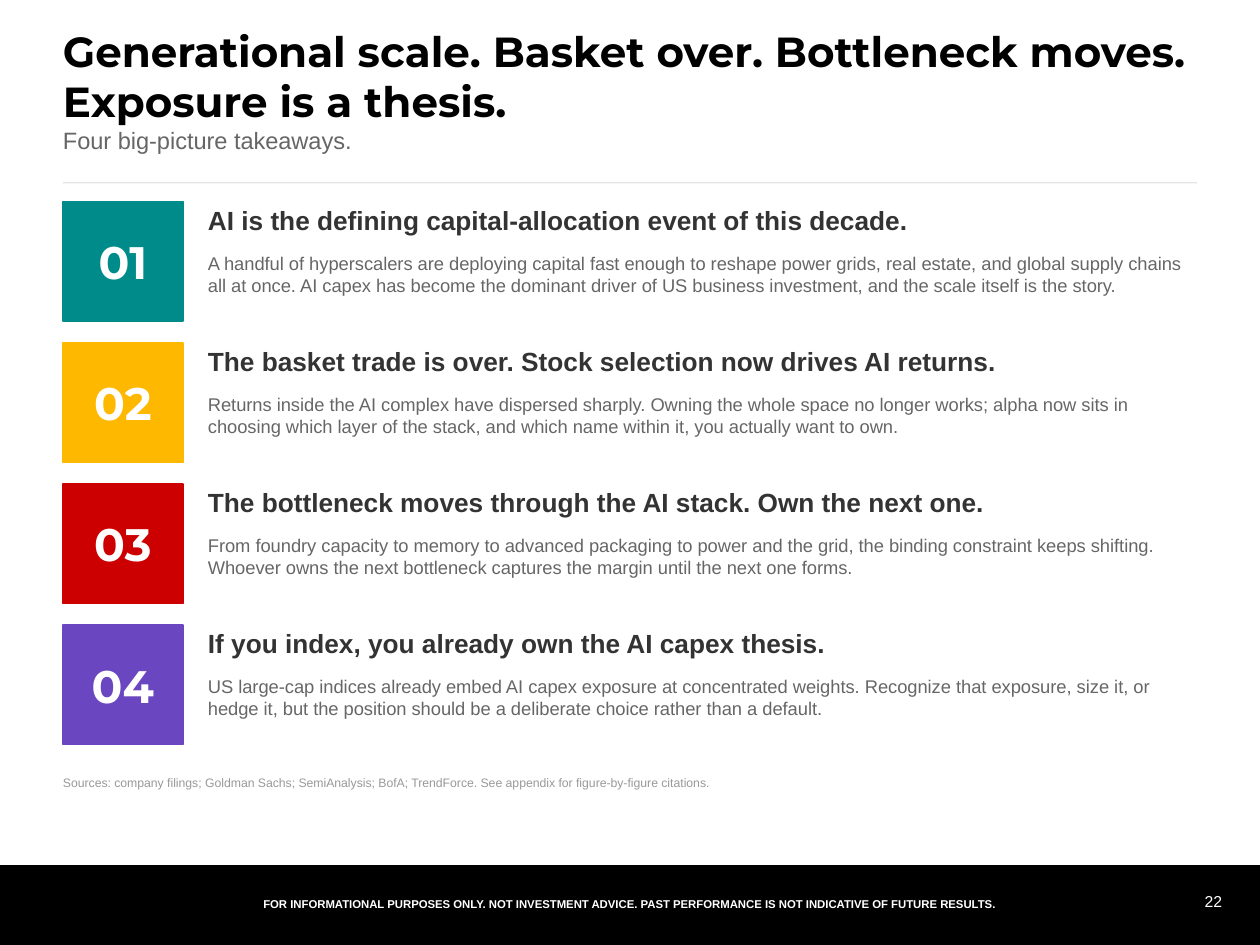
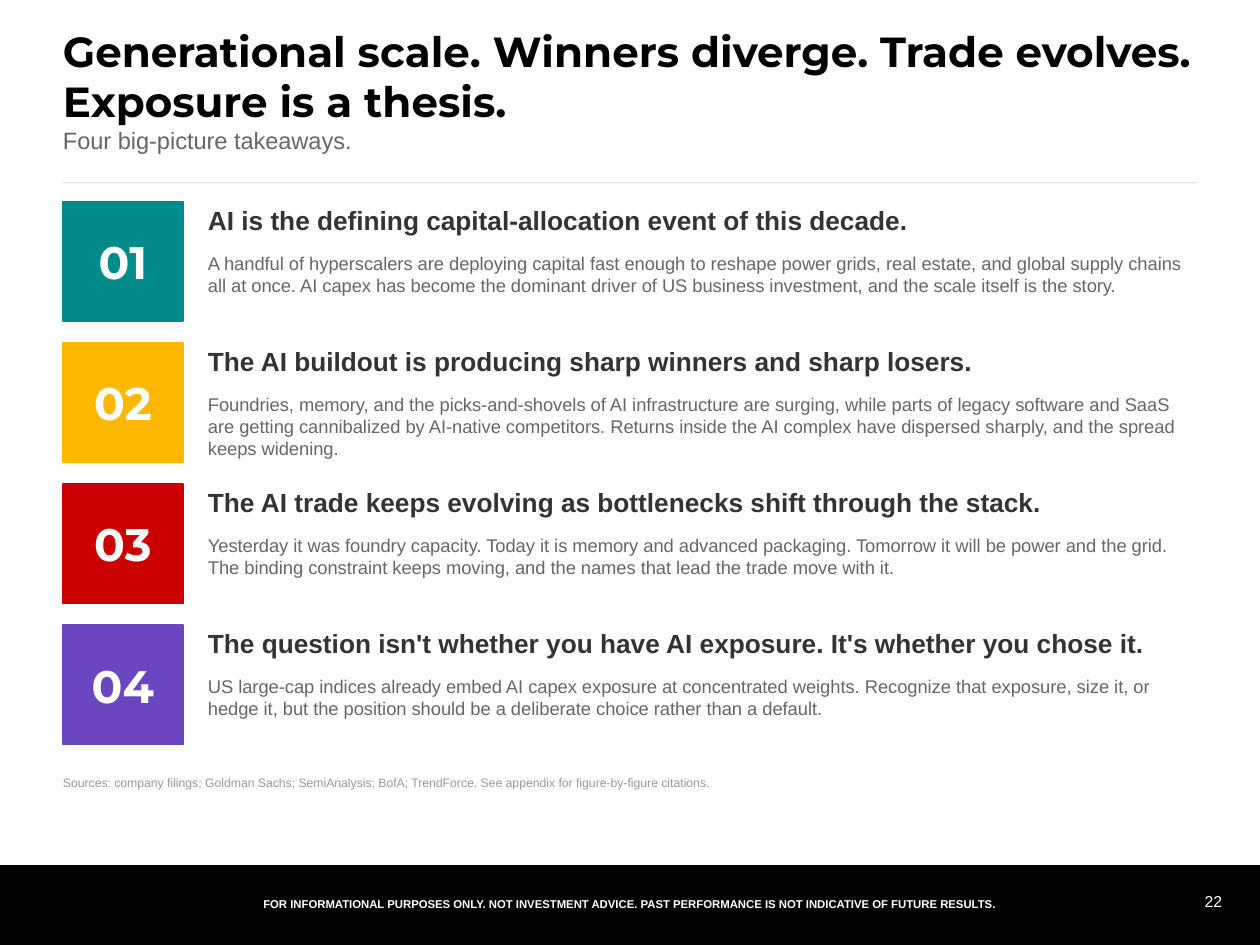
Before and after one commit to samuelcmcclellan-cell/ai-markets-deck, a slide deck: slide 22 of ai-markets-deck.pptx. Drawn at 1260x945 pixels with LibreOffice and Linux fonts; fonts in the diff are those of the drawing. Boxes give left, top, right and bottom in pixels: in the first picture for what was removed or moved away, otherwise in the second. Text is boxed around its words. In the diff, an @@ line names an element or a change of style, - is before the commit and + after.

```diff
--- a/ai-markets-deck.pptx
+++ b/ai-markets-deck.pptx
@@ text at [63,34,1191,125]: text changed @@
-Generational scale. Basket over. Bottleneck moves. Exposure is a thesis.
+Generational scale. Winners diverge. Trade evolves. Exposure is a thesis.
@@ text at [208,352,972,377]: text changed @@
-The basket trade is over. Stock selection now drives AI returns.
+The AI buildout is producing sharp winners and sharp losers.
@@ text at [208,397,1175,459]: text changed @@
-Returns inside the AI complex have dispersed sharply. Owning the whole space no longer works; alpha now sits in choosing which layer of the stack, and which name within it, you actually want to own.
+Foundries, memory, and the picks-and-shovels of AI infrastructure are surging, while parts of legacy software and SaaS are getting cannibalized by AI-native competitors. Returns inside the AI complex have dispersed sharply, and the spread keeps widening.
@@ text at [208,493,1040,518]: text changed @@
-The bottleneck moves through the AI stack. Own the next one.
+The AI trade keeps evolving as bottlenecks shift through the stack.
@@ text at [208,538,1167,578]: text changed @@
-From foundry capacity to memory to advanced packaging to power and the grid, the binding constraint keeps shifting. Whoever owns the next bottleneck captures the margin until the next one forms.
+Yesterday it was foundry capacity. Today it is memory and advanced packaging. Tomorrow it will be power and the grid. The binding constraint keeps moving, and the names that lead the trade move with it.
@@ text at [208,634,1143,659]: text changed @@
-If you index, you already own the AI capex thesis.
+The question isn't whether you have AI exposure. It's whether you chose it.
```
Also in this commit, not shown: 2 other files.
